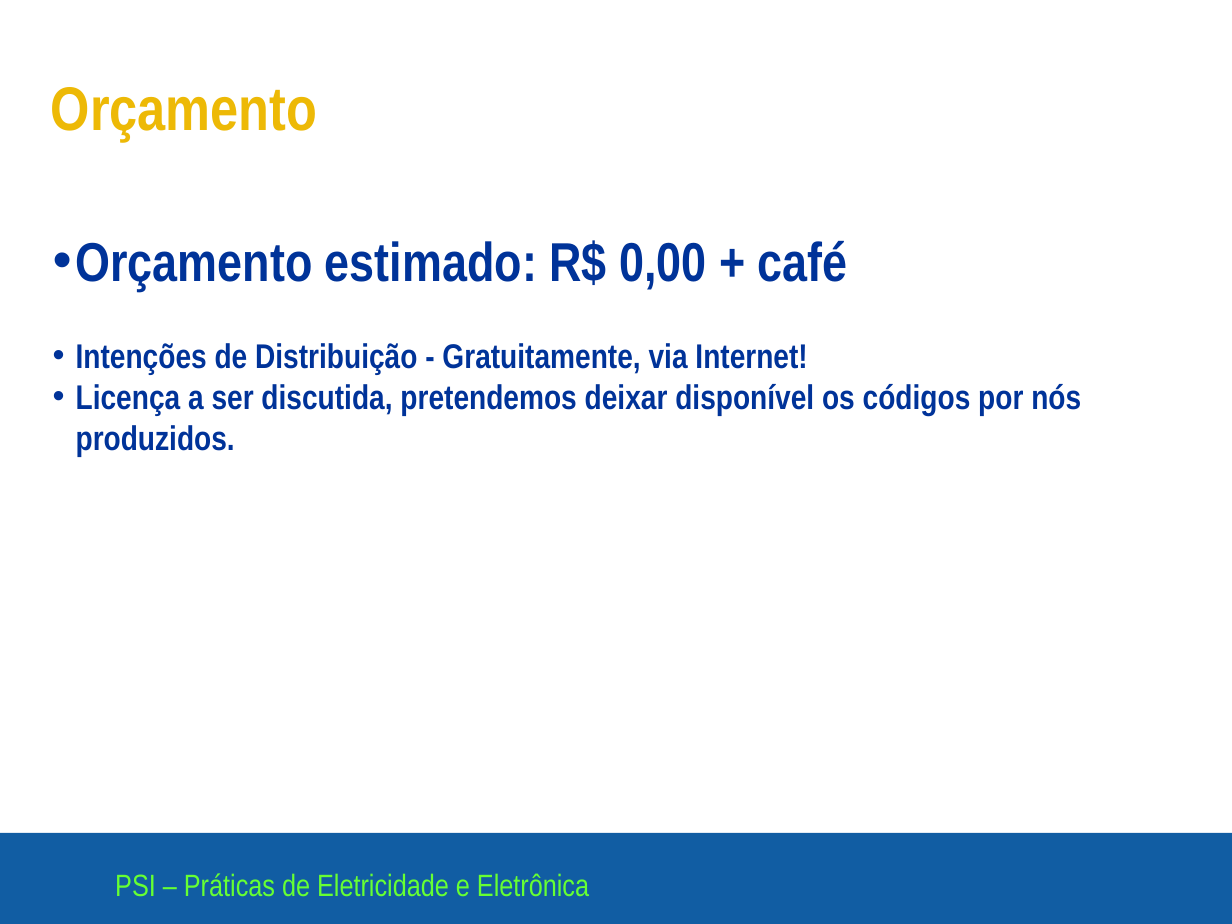
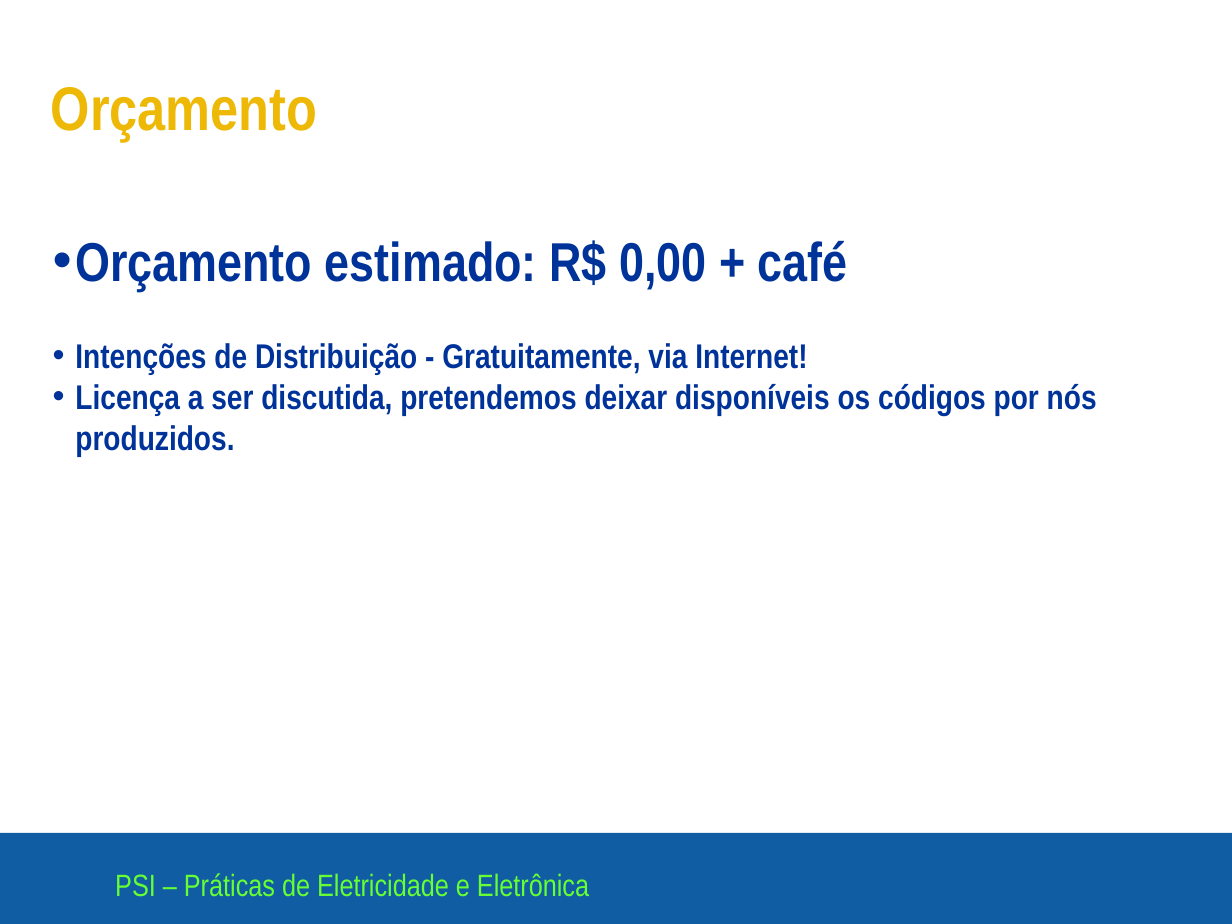
Before and after one commit to rafaelimai/Circuito-RLM, a slide deck: slide 6 of Apresentações de Slide e Documentação/Apresentação 1 - 97-2003.ppt. Drawn at 1232x924 pixels with LibreOffice and Linux fonts; fonts in the diff are those of the drawing; background and template pictures are left out. Boxes give left, top, right and bottom in pixels: in the first picture for what was removed or moved away, otherwise in the second. Text is boxed around its words. In the diff, an @@ line names an element or a change of style, - is before the commit and + after.

```diff
--- a/Apresentações de Slide e Documentação/Apresentação 1 - 97-2003.ppt
+++ b/Apresentações de Slide e Documentação/Apresentação 1 - 97-2003.ppt
@@ text at [75,384,1097,457]: text changed @@
-  • Licença a ser discutida, pretendemos deixar disponível os códigos por nós produzidos.
+  • Licença a ser discutida, pretendemos deixar disponíveis os códigos por nós produzidos.
```
